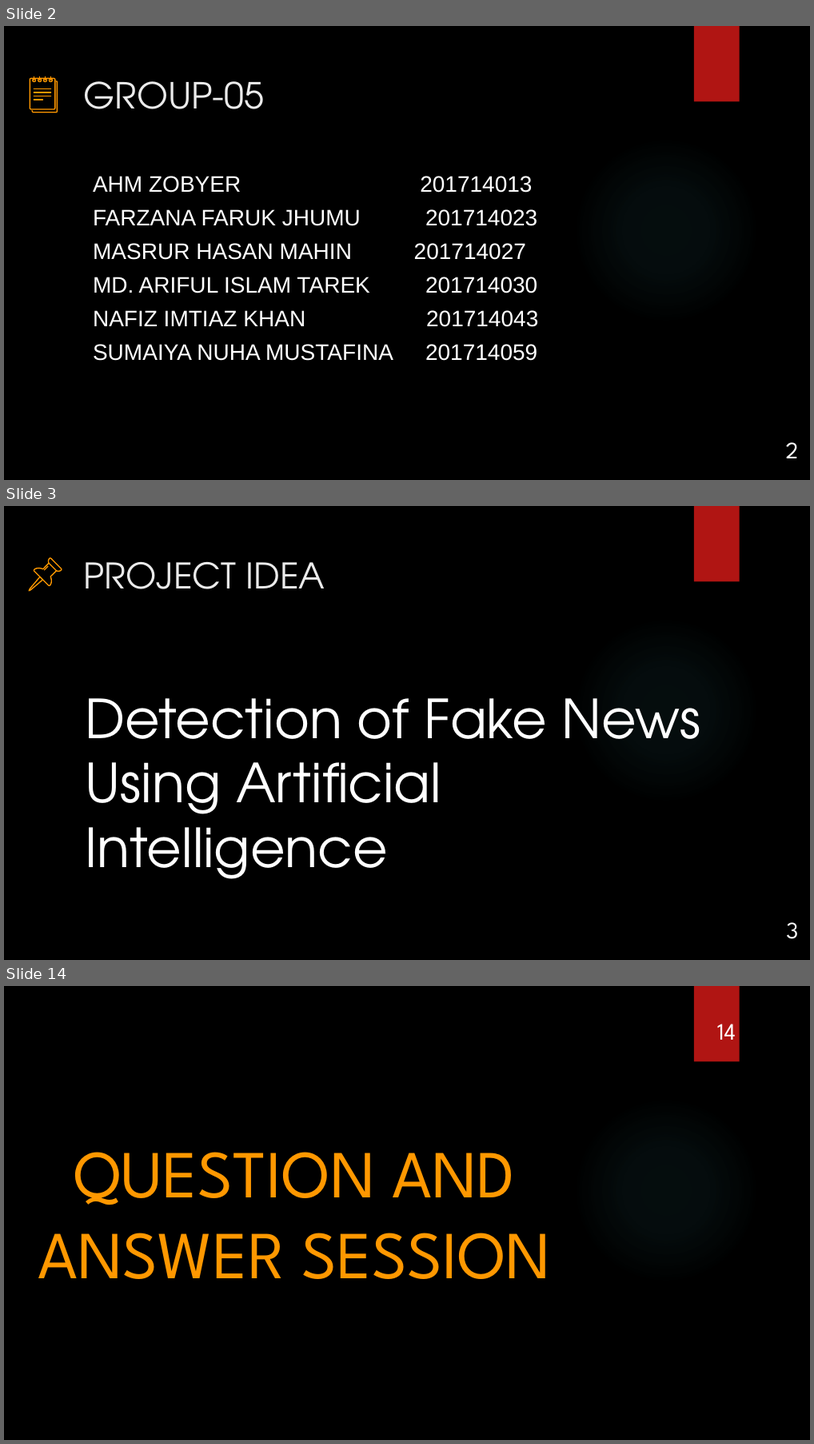
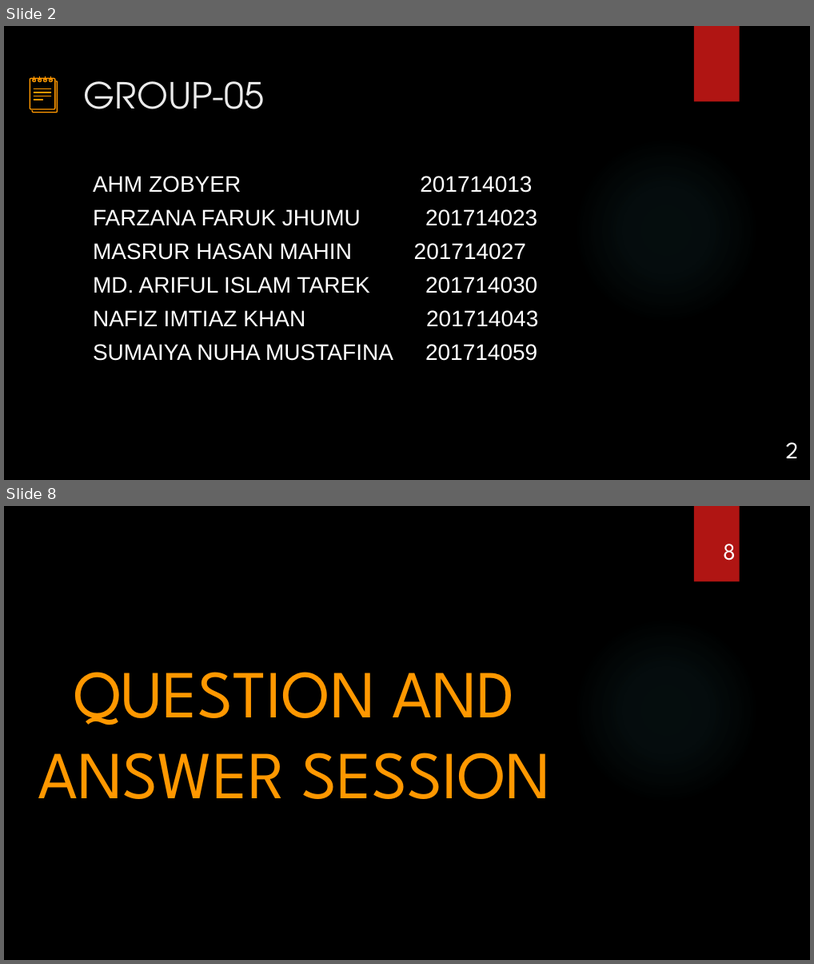
Before and after one commit to Nafiz43/MAAS_WEB, a slide deck: SADD LAB/SADD_initial_1.pptx. Shown one above the other, each under a label of ours: slides 2, 3 and 14 before the commit, slides 2 and 8 after it; the slides between them are not shown. The pictures are 814x1444 and 814x964 pixels, drawn with LibreOffice and Linux fonts; fonts in the diff are those of the drawing; background and template pictures are left out. Boxes give left, top, right and bottom in pixels: in the first picture for what was removed or moved away, otherwise in the second. Text is boxed around its words. In the diff, an @@ line names an element or a change of style, - is before the commit and + after.

```diff
--- a/SADD LAB/SADD_initial_1.pptx
+++ b/SADD LAB/SADD_initial_1.pptx
@@ slide 3 removed at (4, 506, 810, 960), background picture (left out); not listed: 2 template elements that a slide beside it also shows @@
@@ group removed at (29, 559, 62, 591): 4 freeform shapes @@
@@ title removed at (84, 562, 325, 589) @@
-PROJECT IDEA
@@ text removed at (86, 698, 702, 879) @@
-Detection of Fake News Using Artificial Intelligence
@@ page number removed at (786, 922, 798, 939) @@
-3
@@ what was slide 14 is now slide 8 @@
@@ page number at (723, 544, 736, 560): text changed @@
-14
+8
```
Also in this commit, not shown: 3 slides changed, 2 slides added, 7 other slides removed.
